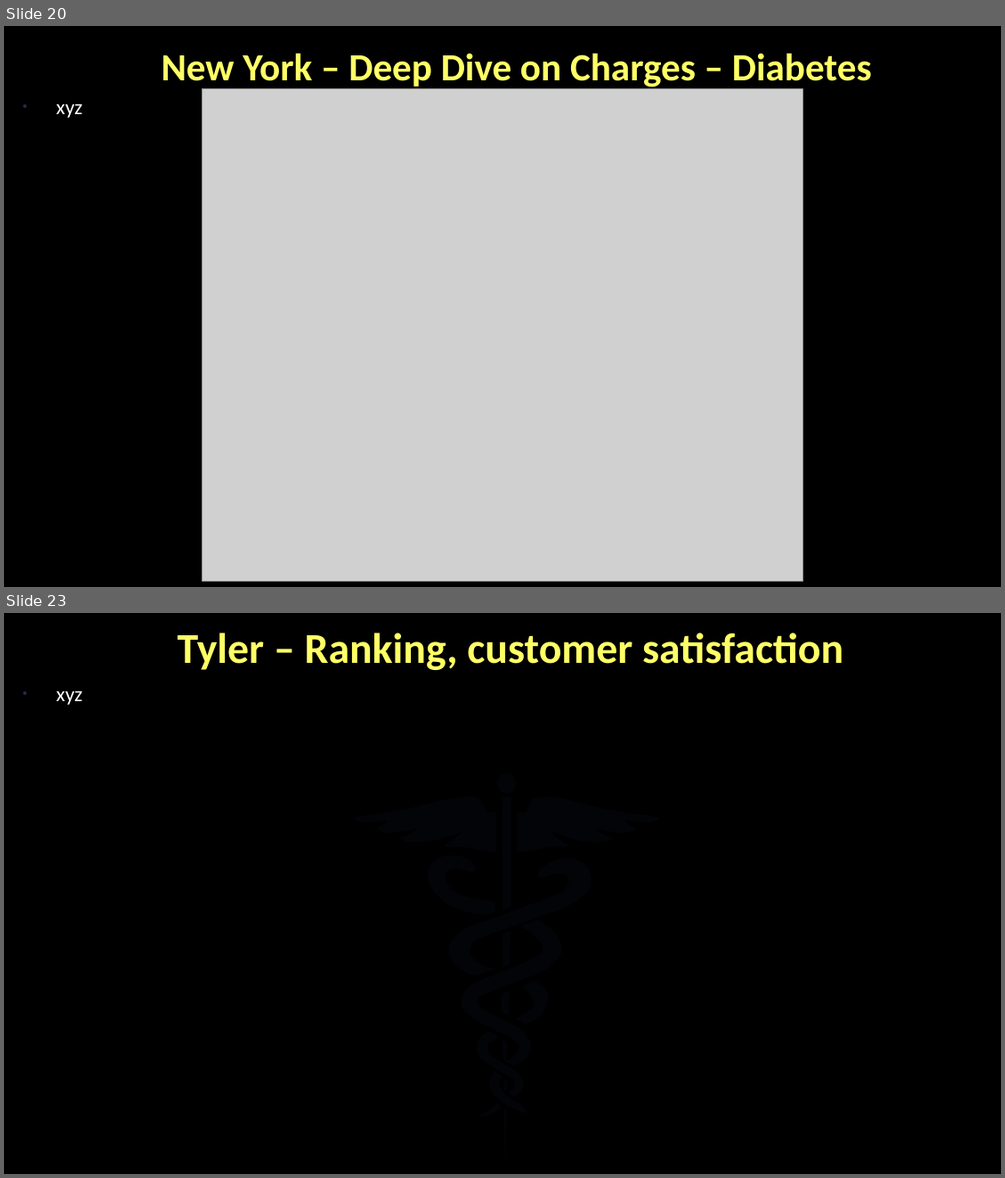
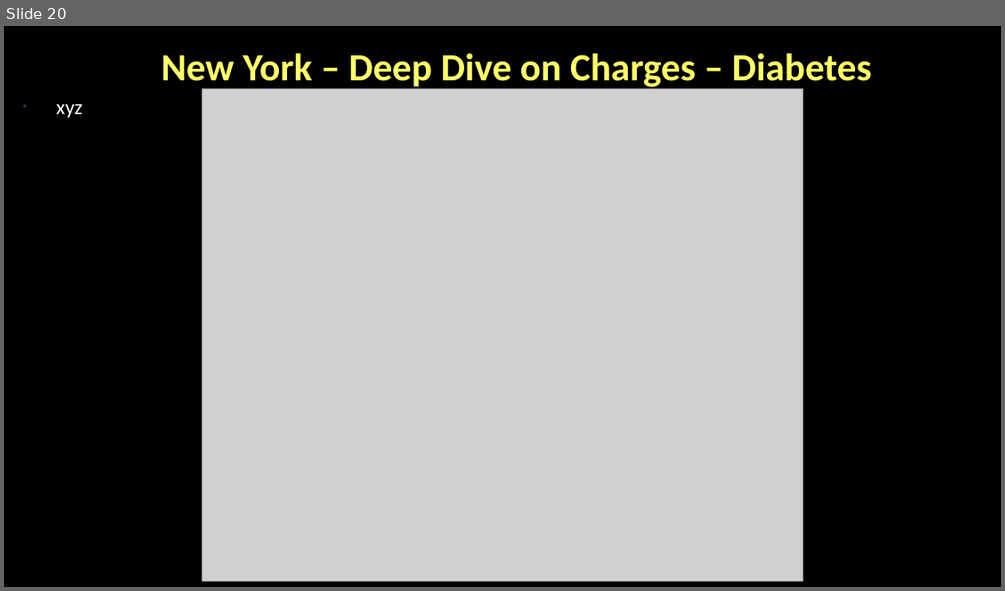
Before and after one commit to BrandinO771/viper_proj_1, a slide deck: _PRESENTATION/healthcare_cost_consitency5.pptx. Shown one above the other, each under a label of ours: slides 20 and 23 before the commit, slide 20 after it; the slides between them are not shown. The pictures are 1005x1178 and 1005x591 pixels, drawn with LibreOffice and Linux fonts; fonts in the diff are those of the drawing; grey boxes stand for pictures; background and template pictures are left out. Boxes give left, top, right and bottom in pixels: in the first picture for what was removed or moved away, otherwise in the second. Text is boxed around its words. In the diff, an @@ line names an element or a change of style, - is before the commit and + after.

```diff
--- a/_PRESENTATION/healthcare_cost_consitency5.pptx
+++ b/_PRESENTATION/healthcare_cost_consitency5.pptx
@@ slide 23 removed at (x1=4, y1=613, x2=1001, y2=1174), background picture (left out); not listed: 1 template element that a slide beside it also shows @@
@@ title removed at (x1=178, y1=633, x2=843, y2=670) @@
-Tyler – Ranking, customer satisfaction
@@ text removed at (x1=57, y1=691, x2=83, y2=705) @@
-• xyz
@@ group removed at (x1=353, y1=773, x2=661, y2=1116): 14 freeform shapes, 1 ellipse @@
```
Also in this commit, not shown: 5 slides changed, 3 slides added, 4 other slides removed, 31 other files.
